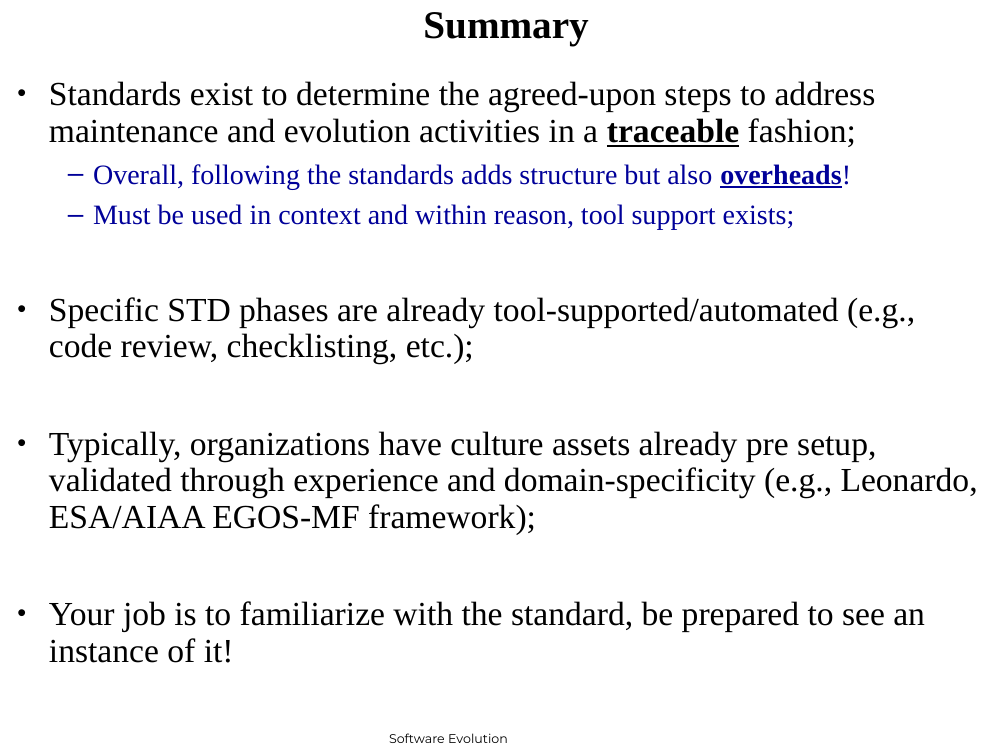
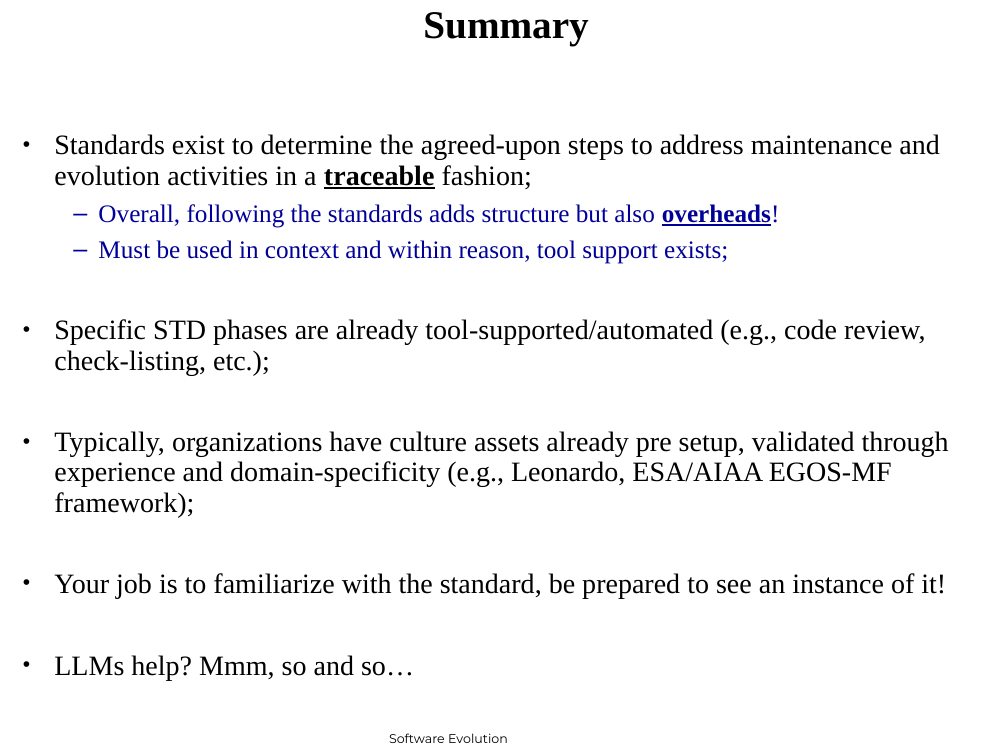
Before and after one commit to SannioEvolution/Material, a slide deck: slide 71 of 4 - Sw. Evolution Standards Explained.ppt (slide 66 before the commit). Drawn at 1008x756 pixels with LibreOffice and Linux fonts; fonts in the diff are those of the drawing. Boxes give left, top, right and bottom in pixels: in the first picture for what was removed or moved away, otherwise in the second. Text is boxed around its words. In the diff, an @@ line names an element or a change of style, - is before the commit and + after.

```diff
--- a/4 - Sw. Evolution Standards Explained.ppt
+++ b/4 - Sw. Evolution Standards Explained.ppt
@@ text "Standards exist to determine the ...": place and size @@
-text "Standards exist to determine the ..." at <box>49,81,978,663</box>
+text "Standards exist to determine the ..." at <box>54,134,949,680</box>
@@ text at <box>54,134,949,599</box>: size 24 to 20 pt in "Standards exist to determine the agreed-upon steps ...", "Typically, organizations have culture assets already pre ...", "Your job is to familiarize with the ..."; size 20 to 18 pt in "Overall, following the standards adds structure but ...", "Must be used in context and within ..."; less space between paragraphs @@
@@ text at <box>54,319,925,375</box>: text changed; size 24 to 20 pt @@
-• Specific STD phases are already tool-supported/automated (e.g., code review, checklisting, etc.);
+• Specific STD phases are already tool-supported/automated (e.g., code review, check-listing, etc.);
@@ text at <box>54,655,414,680</box>: paragraph added @@
+• LLMs help? Mmm, so and so…
```
Also in this commit, not shown: 1 other slide changed, 5 slides added, 23 other files.
